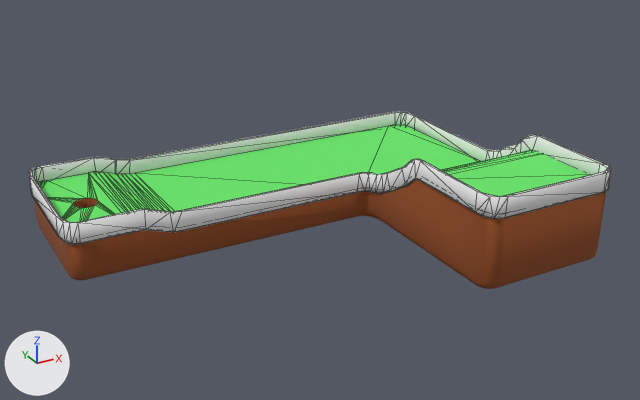
Before and after pictures for a commit that changed the glTF model mini_golf_course/scene_low.gltf.
One viewpoint serves both versions: a camera (50 mm lens) standing at (-27.8, -29.1, 16.7) and looking at (-7.8, 7.3, -1.5). The axes (+X, +Y, +Z) are drawn at lower left. The lights are the same throughout. Mesh edges are drawn as thin lines on the coarser meshes. Where no turn or scale is listed for an object, it has been applied to the vertices. Vertices at the same position are counted once.

Objects in the first picture: 'MiniCourse_Dirt_0', 'MiniCourse_Edge_0', 'MiniCourse_Grass_0'.
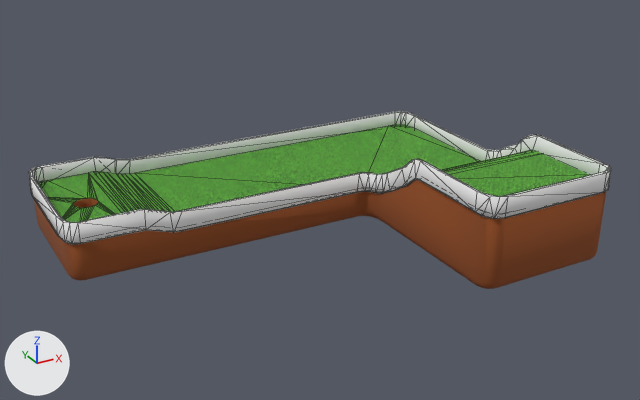
What the commit changed:
Picture 'grass' (img_grass) is new.
In material 'Grass.002' (mat_grass_002), base_color is no longer (0.135, 0.8, 0.136), green #67e767.
In material 'Grass.002' (mat_grass_002), texture is now set to img_grass.
me_minicourse_edge_0_002 is used by ob_minicourse_edge_0; location (0.0, 0.0, 0.0).
me_minicourse_edge_0_002 had 290 vertices, 459 faces and spanned x -20.5..3.7, y -1.5..16.7, z -2.2..1.1.
me_minicourse_edge_0_002 now has 280 vertices, 459 faces and spans x -20.5..3.7, y -1.5..16.7, z -2.2..1.1.
Part 1, on me_minicourse_edge_0_002:
7 vertices are removed from x -15.7..-15.0, y 16.5..16.7, z -2.2..-0.9.
16 faces are deleted.
17 new faces join them.
me_minicourse_grass_0_002 is used by ob_minicourse_grass_0; location (0.0, 0.0, 0.0).
Verts and faces of me_minicourse_grass_0_002; kept vertices keep their numbers, new ones are numbered from 117.
Before the commit, vertices of me_minicourse_grass_0_002: 26 (3.6, 8.7, -1.9) at pixel (480, 161), 40 (2.4, 16.6, -1.9) at pixel (388, 125), 42 (3.4, 16.3, -1.9) at pixel (404, 124).
me_minicourse_grass_0_002 had 117 vertices, 119 faces and spanned x -20.4..3.6, y -1.4..16.6, z -1.9..0.2.
me_minicourse_grass_0_002 now has 118 vertices, 120 faces and spans x -20.4..3.6, y -1.4..16.6, z -1.9..0.2.
Part 2, on me_minicourse_grass_0_002:
Faces deleted: (26, 42, 40).
New vertex 117 is at (3.6, 15.6, -1.9), pixel (412, 127).
New faces: (26, 117, 40), (40, 117, 42).
me_minicourse_grass_0_002 part 3: 118 kept faces spanning x -20.4..3.6, y -1.4..16.6, z -1.9..0.2 get new texture (UV) coordinates.

Boxes (x1, y1, x2, y2) around the edits, measured in the pictures (640 x 400 px; the box of a moved part takes in the faces that stretch with it):
'MiniCourse_Grass_0', surface changed, reshaped
    both: (38, 125, 589, 223)
part 1 of me_minicourse_edge_0_002, moved or reshaped
    both: (93, 157, 116, 174)
part 2 of me_minicourse_grass_0_002, built on
    both: (391, 125, 472, 158)
part 3 of me_minicourse_grass_0_002, surface changed
    both: (38, 126, 589, 223)
